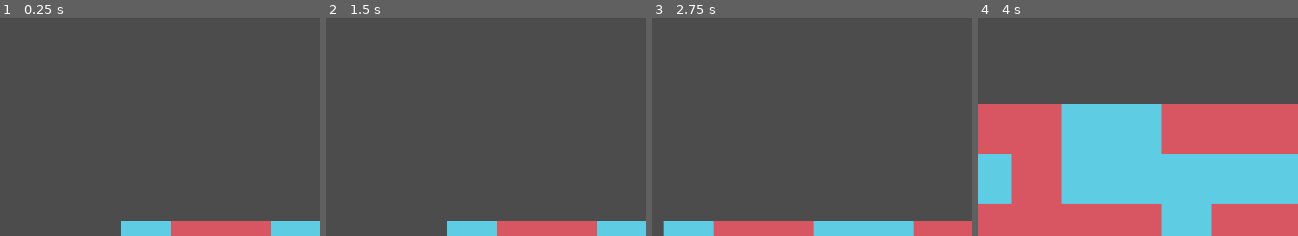
Above: before the commit, frames 1-4 (left to right).
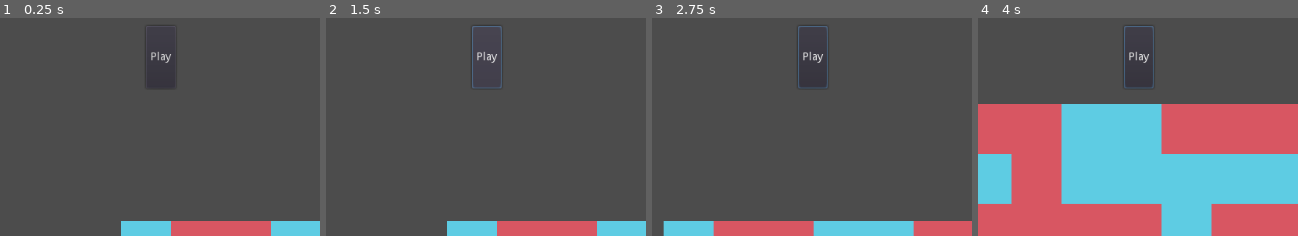
Above: after the commit, the same moments.

Repository: Physictype/Gerrymandering-Game
Game: Godot game, scene res://Main.tscn
Same seed, same stepped clock (60 frames per second), same inputs: the game is played once before the commit and once after it.
Inputs (mouse positions are % of the whole screen's width and height, from its top left):
- Up to frame 1 (0.25 s): no input
- Up to frame 2 (1.5 s): click (44, 9) at 0.5 s, where only the run after the commit has a clickable "Play"; click (44, 9) at 1.25 s, where only the run after the commit has a clickable "Play"
- Up to frame 3 (2.75 s): tap Enter at 2 s; move the mouse to (65, 41) at 2.02 s; press the mouse at (65, 41) at 2.03 s; hold Right (ui_right) from 2.03 s (still down)
- Up to frame 4 (4 s): move the mouse to (13, 52) at 2.77 s; release Right (ui_right) at 2.78 s; release the mouse at (13, 52) at 2.78 s; hold Down (ui_down) 2.78-3.53 s; click (13, 52) at 2.85 s; move the mouse to (50, 23) at 3.52 s; hold Right (ui_right) from 3.53 s (still down); hold Right mouse button (right_button_clicked) from 3.53 s (still down); click (50, 23) at 3.8 s
The pictures show only the part of the screen within x 19-69%, y 0-50%; the shares and areas given below are measured in that part.

The runs differ from the first frame. In frame 1, 0.2% of the frame differs, in the area x 46-55%, y 15-32%; in frame 2, 0.4%, in the area x 45-55%, y 3-33%; in frame 3, 0.3%; in frame 4, 0.3%.
Error before the commit: Invalid get index 'party' (on base: 'Nil'). (res://District.gd:24)
Error after the commit: Parse Error: The identifier "map_pos" isn't declared in the current scope. (res://DistrictCreator)

Commit message:
ee

Diff:
--- a/BorderRenderer.gd
+++ b/BorderRenderer.gd
@@ -24,5 +24,10 @@
 		for block in get_parent().districts[i].blocks:
 			district.get_child(0).set_cell(block.x,block.y,0)
 			district.get_child(1).set_cell(block.x,block.y,party)
-		district.get_child(0).modulate = Color(229.0/256.0,175.5/256.0,179.0/256.0) if party else Color(190.0/256.0,229.0/256.0,240.5/256.0)
+		if party == 0:
+			district.get_child(0).modulate = Color(189.5/255.0,228.5/255.0,240.0/255.0)
+		elif party == 1:
+			district.get_child(0).modulate = Color(228.5/255.0,175.0/255.0,178.5/255.0)
+		else:
+			district.get_child(0).modulate = Color(194.5/225.0,0.0,1.0)
 		district.get_child(0).update_bitmask_region(Vector2(get_parent().min_x,get_parent().min_y),Vector2(get_parent().max_x,get_parent().max_y))
--- a/District.gd
+++ b/District.gd
@@ -22,5 +22,4 @@
 	var sum = 0
 	for block in blocks:
 		sum += block.party*block.population
-	print(sum)
-	return int(sum > blocks.size()/2) # add equal
+	return 2 if sum == float(blocks.size())/2.0 else (1 if sum > float(blocks.size())/2.0 else 0) # add equal
--- a/DistrictCreator States/Creating.gd
+++ b/DistrictCreator States/Creating.gd
@@ -1,7 +1,11 @@
 extends State
 class_name DistrictCreating
 
+var input: bool = true
+
 func enter(msg := {}):
+	if not input:
+		return
 	var owner = state_machine.owner
 	var block = state_machine.owner.get_parent().block_from_pos(msg["pos"])
 	if block == null:
@@ -9,3 +13,7 @@
 	var district = District.new([block],owner.district_size,owner.district_margin)
 	owner.districts.append(district)
 	state_machine.transition_to("DistrictEditing",{"district":district})
+
+
+func _on_StateMachine_input_off():
+	input = false
--- a/DistrictCreator States/Editing.gd
+++ b/DistrictCreator States/Editing.gd
@@ -2,10 +2,13 @@
 class_name DistrictEditing
 
 var district
+var input: bool = true
 
 func enter(msg := {}):
 	district = msg["district"]
 func update(_delta: float):
+	if not input:
+		return
 	if Input.is_action_pressed("left_button_clicked"):
 		var owner = state_machine.owner
 		var map_pos: Vector2 = owner.world_to_map(owner.get_global_mouse_position())
@@ -26,3 +29,7 @@
 				state_machine.transition_to("DistrictIdle")
 	if Input.is_action_just_pressed("escape"):
 		state_machine.transition_to("DistrictIdle")
+
+
+func _on_StateMachine_input_off():
+	input = false
--- a/DistrictCreator States/Idle.gd
+++ b/DistrictCreator States/Idle.gd
@@ -1,12 +1,29 @@
 extends State
 class_name DistrictIdle
 
+signal over_district
+signal not_over_district
+
+var input: bool = true
+
 func update(delta: float) -> void:
+	if not input:
+		return
+	var district: District = owner.get_district_from_pos(map_pos)
+	if district == null:
+		emit_signal("not_over_district")
+	else:
+		emit_signal("over_district")
 	if Input.is_action_just_pressed("left_button_clicked"):
 		var owner = state_machine.owner
 		var map_pos: Vector2 = owner.world_to_map(owner.get_global_mouse_position())
-		var district: District = owner.get_district_from_pos(map_pos)
 		if district == null:
 			state_machine.transition_to("DistrictCreating",{"pos":map_pos})
 		else:
 			state_machine.transition_to("DistrictEditing",{"district":district})
+
+func exit():
+	emit_signal("not_over_district")
+
+func _on_StateMachine_input_off():
+	input = false
--- /dev/null
+++ b/DistrictStateMachine.gd
@@ -0,0 +1,7 @@
+extends StateMachine
+
+signal input_off
+
+
+func _on_GameState_input_off():
+	emit_signal("input_off")
--- a/Districts.tscn
+++ b/Districts.tscn
@@ -2,7 +2,7 @@
 
 [ext_resource path="res://Districts.gd" type="Script" id=1]
 [ext_resource path="res://party_tileset.tres" type="TileSet" id=2]
-[ext_resource path="res://StateMachine.gd" type="Script" id=3]
+[ext_resource path="res://DistrictStateMachine.gd" type="Script" id=3]
 [ext_resource path="res://DistrictCreator States/Idle.gd" type="Script" id=4]
 [ext_resource path="res://DistrictCreator States/Creating.gd" type="Script" id=5]
 [ext_resource path="res://DistrictCreator States/Editing.gd" type="Script" id=6]
--- a/Game UI.tscn
+++ b/Game UI.tscn
@@ -1,6 +1,28 @@
-[gd_scene format=2]
+[gd_scene load_steps=3 format=2]
 
-[node name="Game UI" type="Control"]
-visible = false
-margin_right = 40.0
-margin_bottom = 40.0
+[ext_resource path="res://StateMachine.gd" type="Script" id=1]
+[ext_resource path="res://UI States/Idle.gd" type="Script" id=2]
+
+[node name="CanvasLayer" type="CanvasLayer"]
+
+[node name="States" type="Node" parent="."]
+script = ExtResource( 1 )
+initial_state = NodePath("UIIdle")
+
+[node name="UIIdle" type="Node" parent="States"]
+script = ExtResource( 2 )
+ui_on = [ NodePath("../../Game UI/PlayButton") ]
+
+[node name="Game UI" type="Control" parent="."]
+anchor_right = 1.0
+anchor_bottom = 1.0
+
+[node name="PlayButton" type="Button" parent="Game UI"]
+anchor_left = 0.5
+anchor_right = 0.5
+anchor_bottom = 0.1
+margin_left = 32.0
+margin_top = 50.0
+margin_right = 44.0
+margin_bottom = 70.0
+text = "Play"
--- /dev/null
+++ b/GameState States/Planning.gd
@@ -0,0 +1,6 @@
+extends State
+class_name GameStatePlanning
+
+
+func _on_PlayButton_button_down():
+	state_machine.transition_to("GameStateRunning")
--- /dev/null
+++ b/GameState States/Running.gd
@@ -0,0 +1,5 @@
+extends State
+class_name GameStateRunning
+
+func enter(_msg := {}):
+	emit_signal("entered")
--- /dev/null
+++ b/GameState.gd
@@ -0,0 +1,13 @@
+extends StateMachine
+
+signal input_off
+
+# Called when the node enters the scene tree for the first time.
+func _ready():
+	pass # Replace with function body.
+
+
+
+
+func _on_GameStateRunning_entered():
+	emit_signal("input_off")
--- a/Grid.gd
+++ b/Grid.gd
@@ -3,6 +3,7 @@
 
 export var width : int
 export var height : int
+export var change_odds : float
 var blocks : Array
 
 func block_from_pos(pos):
@@ -24,3 +25,14 @@
 func redraw_tile(block):
 	# add calculator
 	$Houses.set_cell(block.x,block.y,block.party)
+
+
+func _on_SwitchTimer_timeout():
+	for i in range(len(blocks)):
+		if randf() < change_odds:
+			blocks[i].party = 1-blocks[i].party
+			redraw_tile(blocks[i])
+
+
+func _on_GameState_input_off():
+	pass # Replace with function body.
--- a/Grid.tscn
+++ b/Grid.tscn
@@ -1,13 +1,15 @@
-[gd_scene load_steps=4 format=2]
+[gd_scene load_steps=5 format=2]
 
 [ext_resource path="res://Grid.gd" type="Script" id=1]
 [ext_resource path="res://Districts.tscn" type="PackedScene" id=2]
+[ext_resource path="res://SwitchTimer.gd" type="Script" id=3]
 [ext_resource path="res://party_tileset.tres" type="TileSet" id=4]
 
 [node name="Grid" type="Node2D"]
 script = ExtResource( 1 )
 width = 10
 height = 10
+change_odds = 0.01
 
 [node name="Districts" parent="." instance=ExtResource( 2 )]
 
@@ -15,3 +17,9 @@
 tile_set = ExtResource( 4 )
 cell_size = Vector2( 32, 32 )
 format = 1
+
+[node name="SwitchTimer" type="Timer" parent="."]
+wait_time = 5.0
+script = ExtResource( 3 )
+
+[connection signal="timeout" from="SwitchTimer" to="." method="_on_SwitchTimer_timeout"]
--- a/Main.tscn
+++ b/Main.tscn
@@ -1,8 +1,11 @@
-[gd_scene load_steps=4 format=2]
+[gd_scene load_steps=7 format=2]
 
 [ext_resource path="res://Grid.tscn" type="PackedScene" id=1]
 [ext_resource path="res://Camera2D.gd" type="Script" id=2]
 [ext_resource path="res://Game UI.tscn" type="PackedScene" id=3]
+[ext_resource path="res://GameState.gd" type="Script" id=4]
+[ext_resource path="res://GameState States/Planning.gd" type="Script" id=5]
+[ext_resource path="res://GameState States/Running.gd" type="Script" id=6]
 
 [node name="Node2D" type="Node2D"]
 
@@ -14,4 +17,26 @@
 script = ExtResource( 2 )
 speed = 100
 
-[node name="Game UI" parent="." instance=ExtResource( 3 )]
+[node name="Game UI" parent="Camera2D" instance=ExtResource( 3 )]
+
+[node name="GameState" type="Node" parent="."]
+script = ExtResource( 4 )
+initial_state = NodePath("GameStatePlanning")
+
+[node name="GameStatePlanning" type="Node" parent="GameState"]
+script = ExtResource( 5 )
+
+[node name="GameStateRunning" type="Node" parent="GameState"]
+script = ExtResource( 6 )
+
+[connection signal="input_off" from="Grid/Districts/StateMachine" to="Grid/Districts/StateMachine/DistrictIdle" method="_on_StateMachine_input_off"]
+[connection signal="input_off" from="Grid/Districts/StateMachine" to="Grid/Districts/StateMachine/DistrictCreating" method="_on_StateMachine_input_off"]
+[connection signal="input_off" from="Grid/Districts/StateMachine" to="Grid/Districts/StateMachine/DistrictEditing" method="_on_StateMachine_input_off"]
+[connection signal="input_off" from="GameState" to="Grid" method="_on_GameState_input_off"]
+[connection signal="input_off" from="GameState" to="Grid/Districts/StateMachine" method="_on_GameState_input_off"]
+[connection signal="input_off" from="GameState" to="Grid/SwitchTimer" method="_on_GameState_input_off"]
+[connection signal="entered" from="GameState/GameStateRunning" to="GameState" method="_on_GameStateRunning_entered"]
+
+[editable path="Grid"]
+[editable path="Grid/Districts"]
+[editable path="Camera2D/Game UI"]
--- a/State.gd
+++ b/State.gd
@@ -1,6 +1,8 @@
 # Virtual base class for all states.
 class_name State
 extends Node
+
+signal entered
 
 # Reference to the state machine, to call its `transition_to()` method directly.
 # That's one unorthodox detail of our state implementation, as it adds a dependency between the
--- /dev/null
+++ b/SwitchTimer.gd
@@ -0,0 +1,20 @@
+extends Timer
+
+
+# Declare member variables here. Examples:
+# var a = 2
+# var b = "text"
+
+
+# Called when the node enters the scene tree for the first time.
+func _ready():
+	pass # Replace with function body.
+
+
+# Called every frame. 'delta' is the elapsed time since the previous frame.
+#func _process(delta):
+#	pass
+
+
+func _on_GameState_input_off():
+	start()
--- /dev/null
+++ b/Tooltip.tscn
@@ -0,0 +1,22 @@
+[gd_scene format=2]
+
+[node name="Control" type="Control"]
+margin_top = 1.0
+margin_right = 185.0
+margin_bottom = 84.0
+
+[node name="ColorRect" type="ColorRect" parent="."]
+anchor_right = 1.0
+anchor_bottom = 1.0
+color = Color( 1, 0, 0.937255, 1 )
+
+[node name="Tooltip" type="VBoxContainer" parent="."]
+anchor_right = 1.0
+anchor_bottom = 1.0
+rect_pivot_offset = Vector2( 132, 0 )
+
+[node name="RichTextLabel" type="RichTextLabel" parent="Tooltip"]
+margin_right = 185.0
+margin_bottom = 15.0
+text = "Label"
+fit_content_height = true
--- /dev/null
+++ b/UI States/Idle.gd
@@ -0,0 +1,21 @@
+extends UI_State
+class_name UIIdle
+
+func handle_input(_event: InputEvent):
+	pass
+
+
+func update(_delta: float):
+	pass
+
+
+func physics_update(_delta: float):
+	pass
+
+
+func enter(_msg := {}):
+	.enter()
+
+
+func exit():
+	.exit()
--- /dev/null
+++ b/UI States/UI_State.gd
@@ -0,0 +1,17 @@
+extends State
+class_name UI_State
+
+export var ui_on: Array
+
+func _ready():
+	for i in range(len(ui_on)):
+		ui_on[i]=get_node(ui_on[i])
+
+func enter(_msg := {}):
+	for ui in ui_on:
+		ui.show()
+
+
+func exit():
+	for ui in ui_on:
+		ui.hide()
--- a/party_tileset.tres
+++ b/party_tileset.tres
@@ -1,7 +1,8 @@
-[gd_resource type="TileSet" load_steps=3 format=2]
+[gd_resource type="TileSet" load_steps=4 format=2]
 
 [ext_resource path="res://red.png" type="Texture" id=1]
 [ext_resource path="res://blue.png" type="Texture" id=2]
+[ext_resource path="res://purple.png" type="Texture" id=3]
 
 [resource]
 0/name = "blue.png 0"
@@ -32,3 +33,17 @@
 1/shape_one_way_margin = 0.0
 1/shapes = [  ]
 1/z_index = 0
+2/name = "purple.png 2"
+2/texture = ExtResource( 3 )
+2/tex_offset = Vector2( 0, 0 )
+2/modulate = Color( 1, 1, 1, 1 )
+2/region = Rect2( 0, 0, 32, 32 )
+2/tile_mode = 0
+2/occluder_offset = Vector2( 0, 0 )
+2/navigation_offset = Vector2( 0, 0 )
+2/shape_offset = Vector2( 0, 0 )
+2/shape_transform = Transform2D( 1, 0, 0, 1, 0, 0 )
+2/shape_one_way = false
+2/shape_one_way_margin = 0.0
+2/shapes = [  ]
+2/z_index = 0
--- a/project.godot
+++ b/project.godot
@@ -34,6 +34,16 @@
 "language": "GDScript",
 "path": "res://DistrictCreator States/Idle.gd"
 }, {
+"base": "State",
+"class": "GameStatePlanning",
+"language": "GDScript",
+"path": "res://GameState States/Planning.gd"
+}, {
+"base": "State",
+"class": "GameStateRunning",
+"language": "GDScript",
+"path": "res://GameState States/Running.gd"
+}, {
 "base": "Object",
 "class": "LinkedList",
 "language": "GDScript",
@@ -48,6 +58,16 @@
 "class": "StateMachine",
 "language": "GDScript",
 "path": "res://StateMachine.gd"
+}, {
+"base": "UI_State",
+"class": "UIIdle",
+"language": "GDScript",
+"path": "res://UI States/Idle.gd"
+}, {
+"base": "State",
+"class": "UI_State",
+"language": "GDScript",
+"path": "res://UI States/UI_State.gd"
 } ]
 _global_script_class_icons={
 "Block": "",
@@ -55,9 +75,13 @@
 "DistrictCreating": "",
 "DistrictEditing": "",
 "DistrictIdle": "",
+"GameStatePlanning": "",
+"GameStateRunning": "",
 "LinkedList": "",
 "State": "",
-"StateMachine": ""
+"StateMachine": "",
+"UIIdle": "",
+"UI_State": ""
 }
 
 [application]
Not shown, changed: .mono/metadata/ide_messaging_meta.txt
Binary file added: purple.png
Not shown, added: purple.png.import
